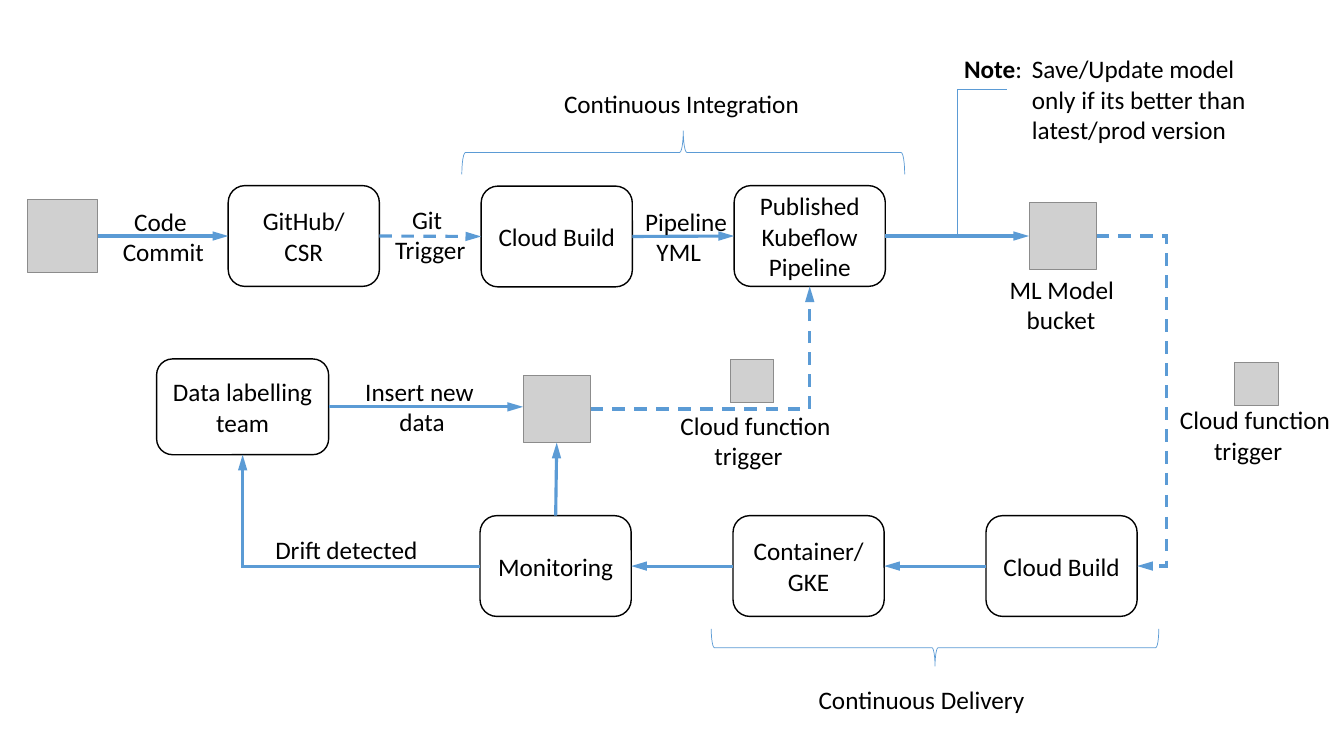
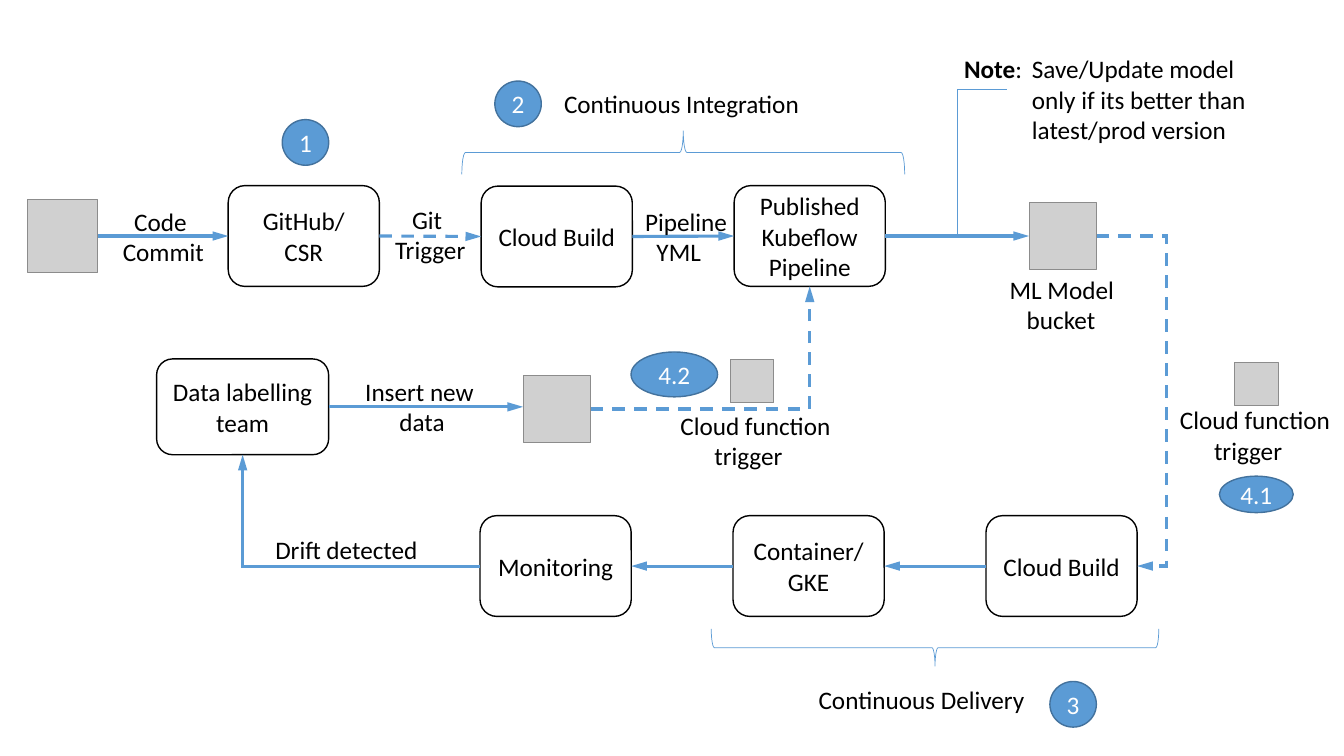
Before and after one commit to vinodswnt306-gcp/mlops, a slide deck: slide 1 of architecture.pptx. Drawn at 1344x756 pixels with LibreOffice and Linux fonts; fonts in the diff are those of the drawing; grey boxes stand for pictures. Boxes give left, top, right and bottom in pixels: in the first picture for what was removed or moved away, otherwise in the second. Text is boxed around its words. In the diff, an @@ line names an element or a change of style, - is before the commit and + after.

```diff
--- a/architecture.pptx
+++ b/architecture.pptx
@@ ellipse added at (495, 81, 541, 126), fill #5B9BD5, outline #43739E 1 pt, 18 pt, text #FFFFFF @@
+2
@@ ellipse added at (282, 120, 329, 165), fill #5B9BD5, outline #43739E 1 pt, 18 pt, text #FFFFFF @@
+1
@@ ellipse added at (631, 352, 718, 397), fill #5B9BD5, outline #43739E 1 pt, 18 pt, text #FFFFFF @@
+4.2
@@ arrow removed from (556, 516) to (557, 443) @@
@@ ellipse added at (1220, 476, 1294, 512), fill #5B9BD5, outline #43739E 1 pt, 18 pt, text #FFFFFF @@
+4.1
@@ ellipse added at (1051, 682, 1097, 727), fill #5B9BD5, outline #43739E 1 pt, 18 pt, text #FFFFFF @@
+3
```
Also in this commit, not shown: 14 other files.
